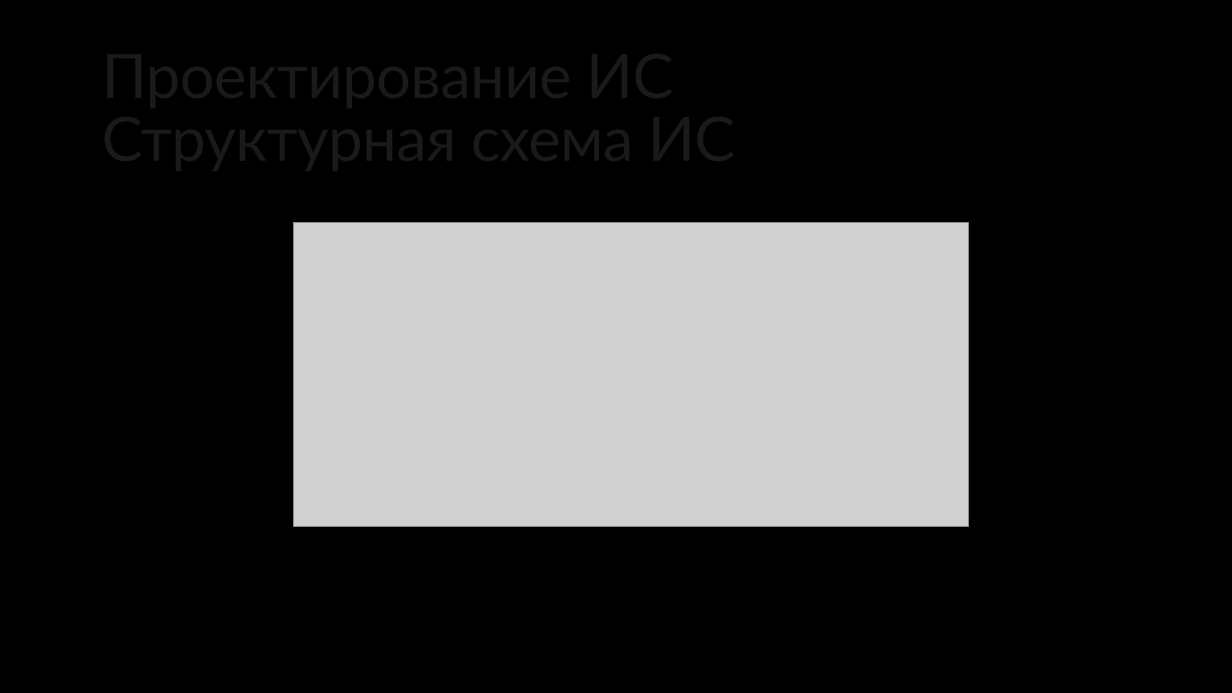
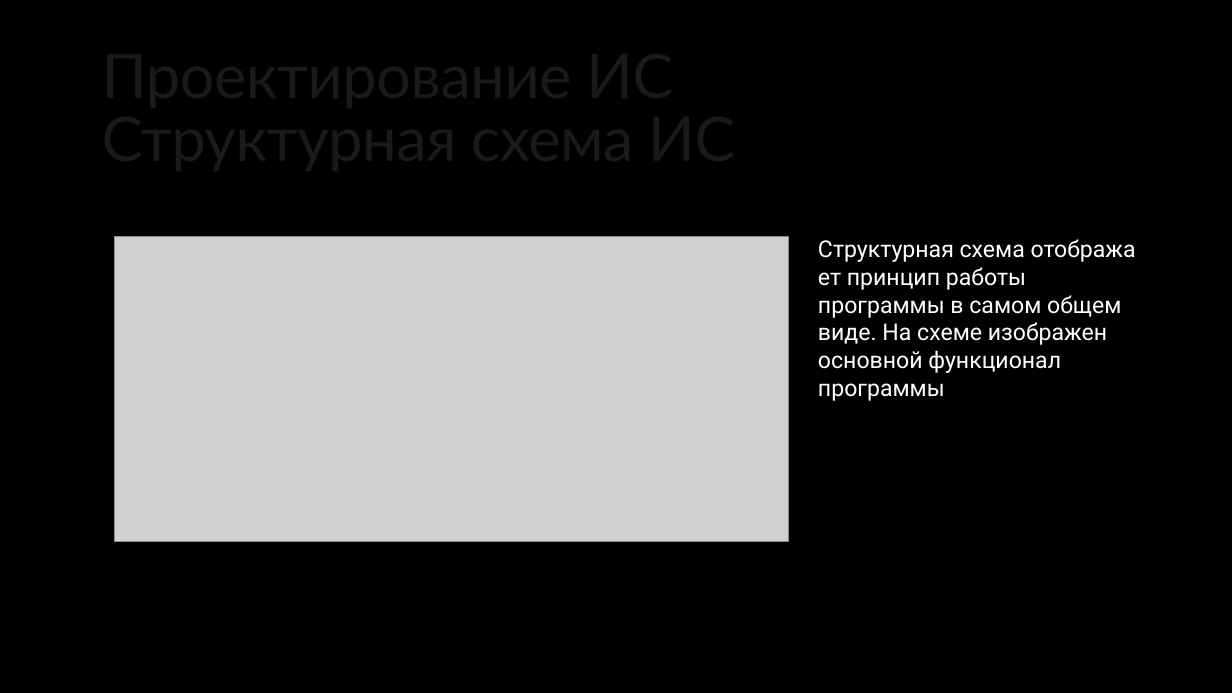
Before and after one commit to Evdokimov27/Airplane-Sale-Tiket, a slide deck: slide 5 of Курсовой Евдокимов.pptx. Drawn at 1232x693 pixels with LibreOffice and Linux fonts; fonts in the diff are those of the drawing; grey boxes stand for pictures; background and template pictures are left out. Boxes give left, top, right and bottom in pixels: in the first picture for what was removed or moved away, otherwise in the second. Text is boxed around its words. In the diff, an @@ line names an element or a change of style, - is before the commit and + after.

```diff
--- a/Курсовой Евдокимов.pptx
+++ b/Курсовой Евдокимов.pptx
@@ picture: place and size @@
-picture at [294,223,969,527]
+picture at [115,237,789,541]
@@ text added at [818,240,1121,401], 18 pt, text #FFFFFF @@
+Структурная схема отображает принцип работы программы в самом общем виде. На схеме изображен основной функционал программы
```
Also in this commit, not shown: 4 other slides changed.
